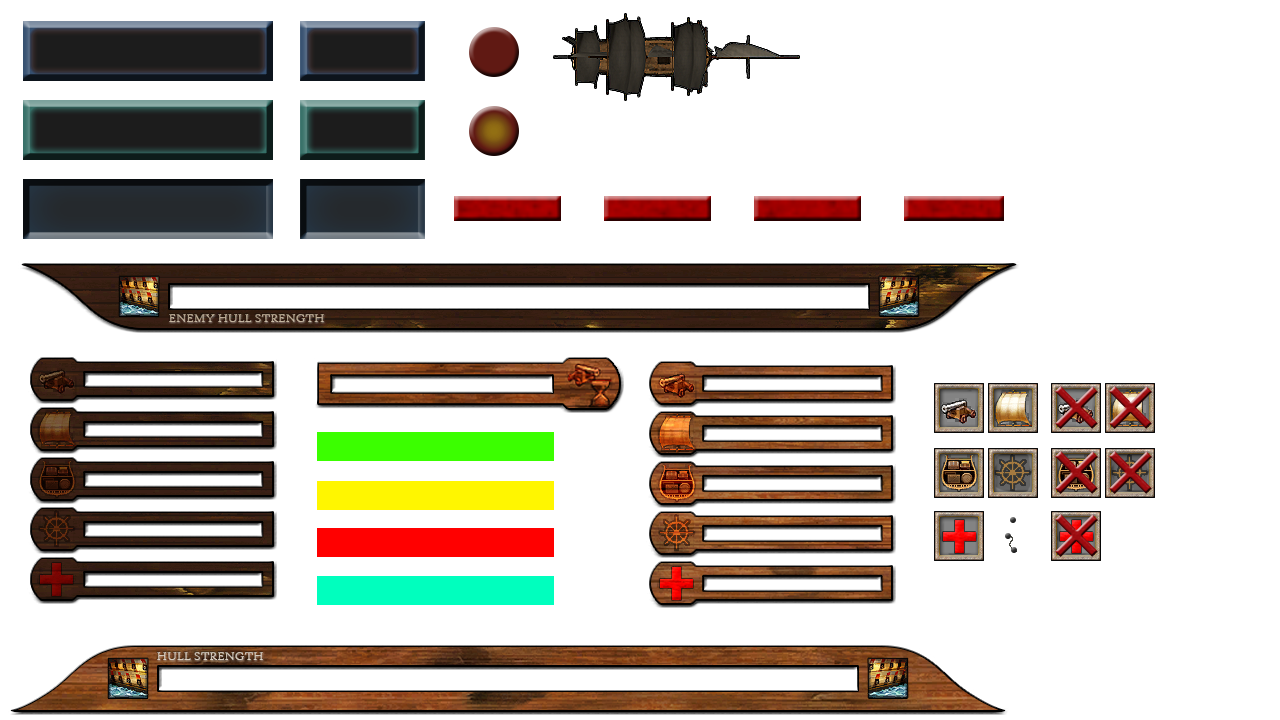
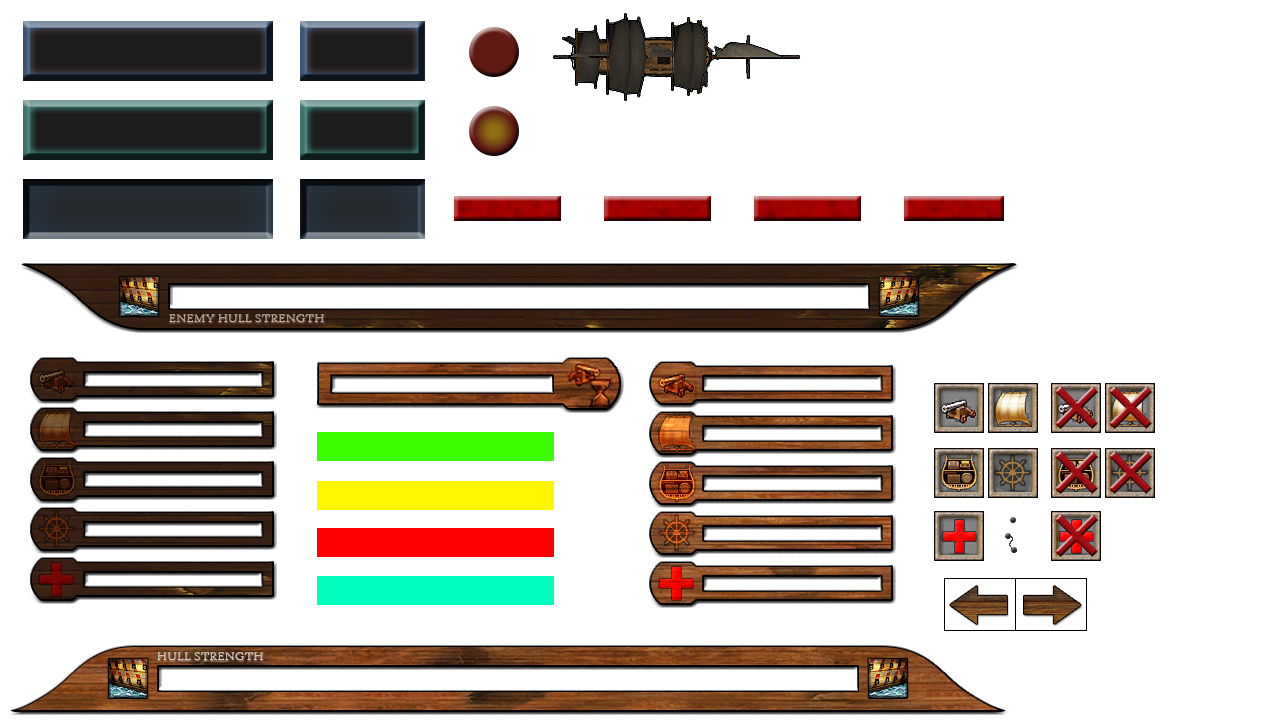
The second 1280px x 720px image is a revision of the first. Changes to its layers:
added layer "Rectangle 2 copy" above "Rectangle 2" over left=1015, top=578, right=1087, bottom=631
added layer "Rectangle 2" above "Layer 4" over left=944, top=578, right=1016, bottom=631
added layer "Layer 4" above "chainshot" over left=950, top=586, right=1081, bottom=624
